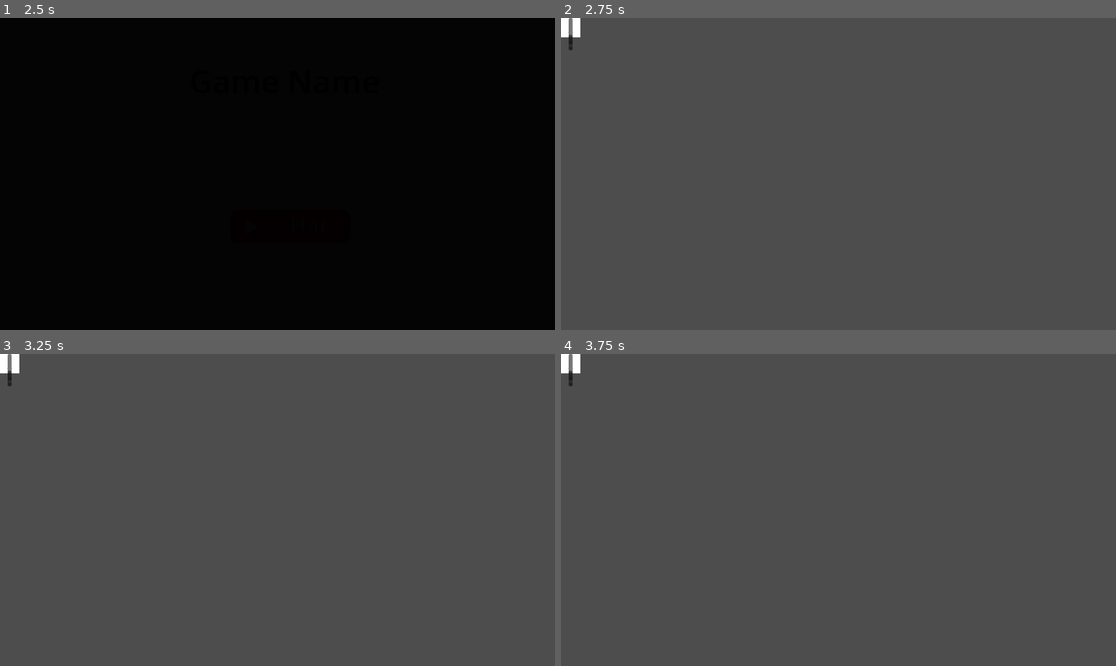
Above: before the commit, frames 1-4 (two rows, left to right).
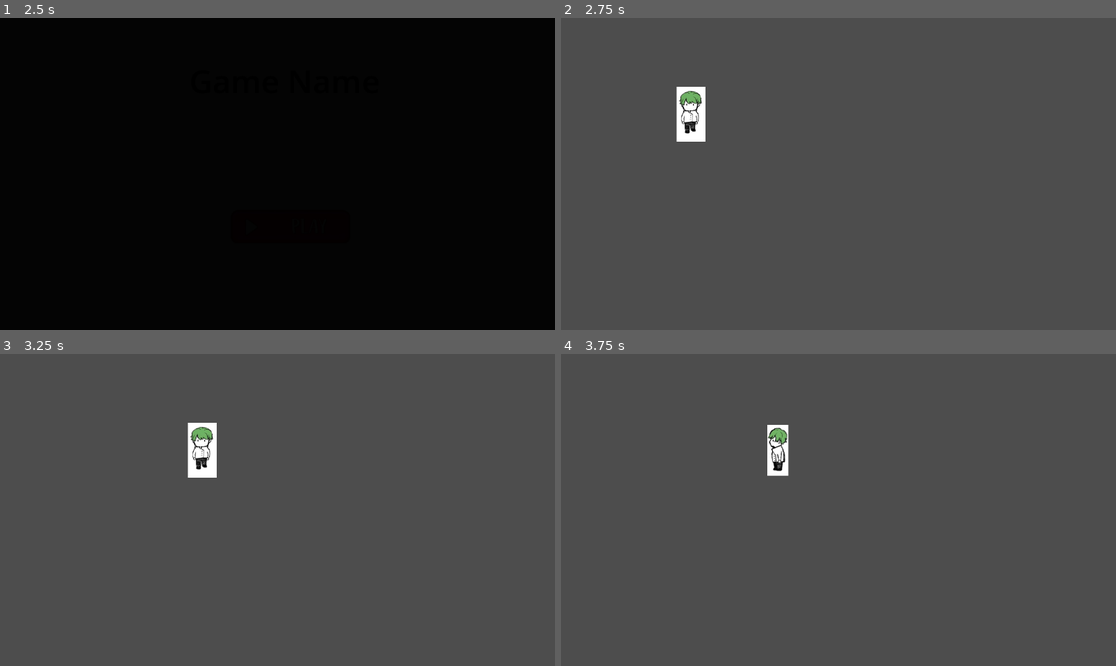
Above: after the commit, the same moments.

Repository: k1404635/Summer-Game-2024
Game: Godot game, scene res://Scenes/main_menu.tscn
Two runs of this game, one before a commit and one after it. Both use one fixed random seed, a clock stepped at 60 frames per second and the inputs below.
Inputs (mouse positions are in pixels of both pictures, inside the frame that each line leads up to):
- Up to frame 1 (2.5 s): click (288, 227) at 0.5 s; click (288, 227) at 1.25 s; tap Enter (ui_accept) at 2, 2.1, 2.27 s; hold D (MoveRight) from 2.03 s (still down)
- Up to frame 2 (2.75 s): keep holding D (MoveRight); tap Enter (ui_accept) at 2.57 s
- Up to frame 3 (3.25 s): keep holding D (MoveRight); tap Enter (ui_accept) at 2.85, 3.02 s
- Up to frame 4 (3.75 s): tap Enter (ui_accept) at 3.32, 3.6 s; release D (MoveRight) at 3.53 s; hold A (MoveLeft) from 3.53 s (still down)

Frame 1 is identical in both runs. In frame 2, 1.1% of the frame differs, in the area x 0-27%, y 0-40%; in frame 3, 1.1%; in frame 4, 0.8%.

Commit message:
basic player movement done
need to work on world, picking up and putting down items, chopping/interacting with cooking stuff, switch characters, npc pathing, highscore element, ddr sequence, power up menu and list and application (all i can think of atm)

Diff:
--- a/Scenes/main.tscn
+++ b/Scenes/main.tscn
@@ -1,20 +1,77 @@
-[gd_scene load_steps=8 format=3 uid="uid://big526h2iki81"]
+[gd_scene load_steps=17 format=3 uid="uid://big526h2iki81"]
 
 [ext_resource type="Script" path="res://Scripts/World.gd" id="1_wf74f"]
 [ext_resource type="Script" path="res://Scripts/MeatPlayer.gd" id="2_a50y4"]
+[ext_resource type="Texture2D" uid="uid://b6ek2010odcyb" path="res://Icons/VegFront1.jpg" id="3_83jw1"]
 [ext_resource type="Script" path="res://Scripts/VegPlayer.gd" id="3_jcb33"]
+[ext_resource type="Texture2D" uid="uid://cmejgw04vuf8m" path="res://Icons/VegBack1.jpg" id="4_02fun"]
 [ext_resource type="Script" path="res://Scripts/PowerUpTimer.gd" id="4_a5wk3"]
+[ext_resource type="Texture2D" uid="uid://iuuuqtcc4wd4" path="res://Icons/VegFront2.jpg" id="4_lec3r"]
+[ext_resource type="Texture2D" uid="uid://wl35bvwgsp6y" path="res://Icons/VegFront.jpg" id="5_5jyfq"]
 [ext_resource type="Script" path="res://Scripts/PauseMenu.gd" id="5_fs7ua"]
+[ext_resource type="Texture2D" uid="uid://cqtgjw3vw1mkt" path="res://Icons/VegBack.jpg" id="5_ujr2s"]
 [ext_resource type="Script" path="res://Scripts/PowerUpMenu.gd" id="6_664k3"]
+[ext_resource type="Texture2D" uid="uid://dftse7ffqmay8" path="res://Icons/VegLeftStill.jpg" id="6_vtjvj"]
+[ext_resource type="Texture2D" uid="uid://dfyvmdp21ev6c" path="res://Icons/VegLeft.jpg" id="7_h15p1"]
 [ext_resource type="AudioStream" uid="uid://du30wsh3v8sg4" path="res://Audio/MAIN THEME.mp3" id="7_vwb3a"]
+
+[sub_resource type="SpriteFrames" id="SpriteFrames_bwmtd"]
+animations = [{
+"frames": [{
+"duration": 1.7,
+"texture": ExtResource("4_02fun")
+}, {
+"duration": 1.7,
+"texture": ExtResource("5_ujr2s")
+}],
+"loop": true,
+"name": &"VegBack",
+"speed": 5.0
+}, {
+"frames": [{
+"duration": 1.7,
+"texture": ExtResource("3_83jw1")
+}, {
+"duration": 1.7,
+"texture": ExtResource("4_lec3r")
+}],
+"loop": true,
+"name": &"VegFront",
+"speed": 5.0
+}, {
+"frames": [{
+"duration": 1.7,
+"texture": ExtResource("6_vtjvj")
+}, {
+"duration": 1.7,
+"texture": ExtResource("7_h15p1")
+}],
+"loop": true,
+"name": &"VegLeft",
+"speed": 5.0
+}, {
+"frames": [{
+"duration": 1.0,
+"texture": ExtResource("5_5jyfq")
+}],
+"loop": true,
+"name": &"VegStill",
+"speed": 5.0
+}]
+
+[sub_resource type="CanvasTexture" id="CanvasTexture_5wuk8"]
 
 [node name="World" type="Node2D"]
 script = ExtResource("1_wf74f")
 
 [node name="MeatPlayer" type="CharacterBody2D" parent="."]
+z_index = 10
+position = Vector2(950, 200)
 script = ExtResource("2_a50y4")
 
 [node name="MeatPlayerSprite" type="AnimatedSprite2D" parent="MeatPlayer"]
+scale = Vector2(0.507194, 0.457692)
+animation = &""
 
 [node name="MeatPlayerCollision" type="CollisionShape2D" parent="MeatPlayer"]
 
@@ -27,9 +84,15 @@
 [node name="Collision" type="CollisionShape2D" parent="MeatPlayer/MeatInteraction"]
 
 [node name="VegPlayer" type="CharacterBody2D" parent="."]
+z_index = 10
+position = Vector2(225, 200)
 script = ExtResource("3_jcb33")
 
 [node name="VegPlayerSprite" type="AnimatedSprite2D" parent="VegPlayer"]
+scale = Vector2(0.435252, 0.435252)
+sprite_frames = SubResource("SpriteFrames_bwmtd")
+animation = &"VegFront"
+frame_progress = 0.561656
 
 [node name="VegPlayerCollision" type="CollisionShape2D" parent="VegPlayer"]
 
@@ -59,8 +122,12 @@
 
 [node name="Background" type="Sprite2D" parent="."]
 visible = false
+position = Vector2(574.75, 322.25)
+scale = Vector2(1154.95, 648)
+texture = SubResource("CanvasTexture_5wuk8")
 
 [node name="UILayer" type="CanvasLayer" parent="."]
+visible = false
 
 [node name="PowerUpTimer" type="Control" parent="UILayer"]
 layout_mode = 3
--- a/Scripts/MeatPlayer.gd
+++ b/Scripts/MeatPlayer.gd
@@ -1,28 +1,90 @@
 extends CharacterBody2D
 
+@onready var all_interactions = []
+@onready var holding_object = []
 
-const SPEED = 300.0
-const JUMP_VELOCITY = -400.0
+# var in_interaction = false
+var interaction_timeout = 0
+var frozen = false
+
+# i think this is for camera movement, but i'll add it in for now
+var scroll_left_limit = 0
+var scroll_right_limit = 0
+var scroll_up_limit = 0
+var scroll_down_limit = 0
+var scroll_velocity: Vector2 = Vector2(0, 0)
+
+@export var speed_multiplier: float = 1
+
+const SPEED = 300.0 * 60 # was originally just 300.0
 
 # Get the gravity from the project settings to be synced with RigidBody nodes.
-var gravity = ProjectSettings.get_setting("physics/2d/default_gravity")
+# var gravity = ProjectSettings.get_setting("physics/2d/default_gravity")
 
-
+func _ready():
+	#pdate_interactions()
+	pass
 func _physics_process(delta):
 	# Add the gravity.
-	if not is_on_floor():
-		velocity.y += gravity * delta
-
-	# Handle jump.
-	if Input.is_action_just_pressed("ui_accept") and is_on_floor():
-		velocity.y = JUMP_VELOCITY
+	#if not is_on_floor():
+	#	velocity.y += gravity * delta
 
 	# Get the input direction and handle the movement/deceleration.
 	# As good practice, you should replace UI actions with custom gameplay actions.
-	var direction = Input.get_axis("ui_left", "ui_right")
-	if direction:
-		velocity.x = direction * SPEED
+	var direction = Input.get_vector("MoveLeft", "MoveRight", "MoveUp", "MoveDown")
+
+	# x-axis movement
+	if not(frozen):
+		if direction.x:
+			velocity.x = direction.x * SPEED * delta
+		else:
+			velocity.x = move_toward(velocity.x, 0, SPEED)
+
+		if direction.y:
+			velocity.y = direction.y * SPEED * delta
+		else:
+			velocity.y = move_toward(velocity.y, 0, SPEED)
+	#else:
+	#	velocity.x = move_toward(velocity.x, 0, SPEED)
+
+		move_and_collide(velocity * delta * speed_multiplier)
+
+		# Animation
+		if direction.x > 0:
+			$MeatPlayerSprite.play("MeatRight")
+		if direction.x < 0:
+			$MeatPlayerSprite.play("MeatLeft")
+		if direction.y > 0:
+			$MeatPlayerSprite.play("MeatFront")
+		if direction.y < 0:
+			$MeatPlayerSprite.play("MeatBack")
+
+		if (direction == Vector2.ZERO) and ($MeatPlayerSprite.animation == "MeatFront"):
+			$MeatPlayerSprite.animation = "MeatStill"
+		if (direction == Vector2.ZERO) and ($MeatPlayerSprite.animation == "MeatBack"):
+			$MeatPlayerSprite.animation = "MeatBackStill"
+		if (direction == Vector2.ZERO) and ($MeatPlayerSprite.animation == "MeatLeft"):
+			$MeatPlayerSprite.animation = "MeatLeftStill"
+		if (direction == Vector2.ZERO) and ($MeatPlayerSprite.animation == "MeatRight"):
+			$MeatPlayerSprite.animation = "MeatRightStill"
+
+func on_interaction_area_entered(area):
+	all_interactions.insert(0, area)
+	update_interactions()
+
+func on_interaction_area_exited(area):
+	all_interactions.erase(area)
+	update_interactions()
+
+func update_interactions():
+	if all_interactions:
+		$MeatCurrentInteraction.text = all_interactions[0].interact_label
 	else:
-		velocity.x = move_toward(velocity.x, 0, SPEED)
+		$MeatCurrentInteraction.text = ""
 
-	move_and_slide()
+func execute_interactions():
+	if len(all_interactions) > 0:
+		$MeatCurrentInteraction.text = ""
+		var cur_interaction = all_interactions[0]
+
+		# if cur_interaction is a placeable location, then place it down on the counter
--- a/Scripts/VegPlayer.gd
+++ b/Scripts/VegPlayer.gd
@@ -1,28 +1,90 @@
 extends CharacterBody2D
 
+@onready var all_interactions = []
+@onready var holding_object = []
 
-const SPEED = 300.0
-const JUMP_VELOCITY = -400.0
+# var in_interaction = false
+var interaction_timeout = 0
+var frozen = false
+
+# i think this is for camera movement, but i'll add it in for now
+var scroll_left_limit = 0
+var scroll_right_limit = 0
+var scroll_up_limit = 0
+var scroll_down_limit = 0
+var scroll_velocity: Vector2 = Vector2(0, 0)
+
+@export var speed_multiplier: float = 1
+
+const SPEED = 300.0 * 60 # was originally just 300.0
 
 # Get the gravity from the project settings to be synced with RigidBody nodes.
-var gravity = ProjectSettings.get_setting("physics/2d/default_gravity")
+# var gravity = ProjectSettings.get_setting("physics/2d/default_gravity")
 
-
+func _ready():
+	#pdate_interactions()
+	pass
 func _physics_process(delta):
 	# Add the gravity.
-	if not is_on_floor():
-		velocity.y += gravity * delta
-
-	# Handle jump.
-	if Input.is_action_just_pressed("ui_accept") and is_on_floor():
-		velocity.y = JUMP_VELOCITY
+	#if not is_on_floor():
+	#	velocity.y += gravity * delta
 
 	# Get the input direction and handle the movement/deceleration.
 	# As good practice, you should replace UI actions with custom gameplay actions.
-	var direction = Input.get_axis("ui_left", "ui_right")
-	if direction:
-		velocity.x = direction * SPEED
+	var direction = Input.get_vector("MoveLeft", "MoveRight", "MoveUp", "MoveDown")
+
+	# x-axis movement
+	if not(frozen):
+		if direction.x:
+			velocity.x = direction.x * SPEED * delta
+		else:
+			velocity.x = move_toward(velocity.x, 0, SPEED)
+
+		if direction.y:
+			velocity.y = direction.y * SPEED * delta
+		else:
+			velocity.y = move_toward(velocity.y, 0, SPEED)
+	#else:
+	#	velocity.x = move_toward(velocity.x, 0, SPEED)
+
+		move_and_collide(velocity * delta * speed_multiplier)
+
+		# Animation
+		if direction.x > 0:
+			$VegPlayerSprite.play("VegRight")
+		if direction.x < 0:
+			$VegPlayerSprite.play("VegLeft")
+		if direction.y > 0:
+			$VegPlayerSprite.play("VegFront")
+		if direction.y < 0:
+			$VegPlayerSprite.play("VegBack")
+
+		if (direction == Vector2.ZERO) and ($VegPlayerSprite.animation == "VegFront"):
+			$VegPlayerSprite.animation = "VegStill"
+		if (direction == Vector2.ZERO) and ($VegPlayerSprite.animation == "VegBack"):
+			$VegPlayerSprite.animation = "VegBackStill"
+		if (direction == Vector2.ZERO) and ($VegPlayerSprite.animation == "VegLeft"):
+			$VegPlayerSprite.animation = "VegLeftStill"
+		if (direction == Vector2.ZERO) and ($VegPlayerSprite.animation == "VegRight"):
+			$VegPlayerSprite.animation = "VegRightStill"
+
+func on_interaction_area_entered(area):
+	all_interactions.insert(0, area)
+	update_interactions()
+
+func on_interaction_area_exited(area):
+	all_interactions.erase(area)
+	update_interactions()
+
+func update_interactions():
+	if all_interactions:
+		$VegCurrentInteraction.text = all_interactions[0].interact_label
 	else:
-		velocity.x = move_toward(velocity.x, 0, SPEED)
+		$VegCurrentInteraction.text = ""
 
-	move_and_slide()
+func execute_interactions():
+	if len(all_interactions) > 0:
+		$VegCurrentInteraction.text = ""
+		var cur_interaction = all_interactions[0]
+
+		# if cur_interaction is a placeable location, then place it down on the counter
--- a/Scripts/World.gd
+++ b/Scripts/World.gd
@@ -1,11 +1,49 @@
 extends Node2D
 
+@export var PLAYER_VELOCITY = 10
+
+const SCREEN_WIDTH = 1152
+const SCREEN_HEIGHT = 648
+
+var score = 0
+var highscore = 0 # setting highscore to 0 here is a bad idea (have to look up how to keep track of it - maybe use global??)
+var current_item = ""
 
 # Called when the node enters the scene tree for the first time.
 func _ready():
-	pass # Replace with function body.
+	reset()
+	# add_player_interactives()
 
 
 # Called every frame. 'delta' is the elapsed time since the previous frame.
 func _process(delta):
+	# NPC handling (look this up)
+
+	# handle creating and being able to get food items (look this up too)
+
+	# Pausing
+	if Input.is_action_just_pressed("Pause"):
+		if $UILayer/PauseMenu.visible:
+			$UILayer/PauseMenu.unpause()
+			$UILayer/PauseMenu.visible = false
+		else:
+			$UILayer/PauseMenu.pause()
+			$UILayer/PauseMenu.visible = true
+
+func reset():
+	$MeatPlayer.position = Vector2(950, 200)
+	$VegPlayer.position = Vector2(225, 200)
+
+	# might be nice to put a freeze here and then say the instructions before starting (add this last since we might not have enough time)
+
+# add a function that checks if life or mad customer count has reached game end amount and act accordingly
+# add functions for player interactions with items
+
+func freeze():
+	# make current player frozen
+	# go through all the npcs and make them all frozen too
 	pass
+
+func unfreeze():
+	# unfreeze for the same as above
+	pass
--- a/Scripts/game_over_screen.gd
+++ b/Scripts/game_over_screen.gd
@@ -1,6 +1,4 @@
 extends Control
-
-@onready var GLOBAL = get_node("/root/Global")
 
 # Called when the node enters the scene tree for the first time.
 func _ready():
@@ -19,5 +17,4 @@
 
 
 func _on_try_again_pressed():
-	GLOBAL.reset()
 	get_tree().change_scene_to_file("res://Scenes/main.tscn")
--- a/project.godot
+++ b/project.godot
@@ -67,6 +67,17 @@
 "events": [Object(InputEventKey,"resource_local_to_scene":false,"resource_name":"","device":-1,"window_id":0,"alt_press …(182 unchanged characters)…
 ]
 }
+"Switch Characters"={
+"deadzone": 0.5,
+"events": [Object(InputEventKey,"resource_local_to_scene":false,"resource_name":"","device":-1,"window_id":0,"alt_pressed":false,"shift_pressed":false,"ctrl_pressed":false,"meta_pressed":false,"pressed":false,"keycode":0,"physical_keycode":69,"key_label":0,"unicode":101,"echo":false,"script":null)
+]
+}
+Pause={
+"deadzone": 0.5,
+"events": [Object(InputEventKey,"resource_local_to_scene":false,"resource_name":"","device":-1,"window_id":0,"alt_pressed":false,"shift_pressed":false,"ctrl_pressed":false,"meta_pressed":false,"pressed":false,"keycode":0,"physical_keycode":4194305,"key_label":0,"unicode":0,"echo":false,"script":null)
+, Object(InputEventKey,"resource_local_to_scene":false,"resource_name":"","device":-1,"window_id":0,"alt_pressed":false,"shift_pressed":false,"ctrl_pressed":false,"meta_pressed":false,"pressed":false,"keycode":0,"physical_keycode":80,"key_label":0,"unicode":112,"echo":false,"script":null)
+]
+}
 
 [rendering]
 
Binary file added: Icons/VegBack.jpg
Not shown, added: Icons/VegBack.jpg.import
Binary file added: Icons/VegBack1.jpg
Not shown, added: Icons/VegBack1.jpg.import
Binary file added: Icons/VegFront.jpg
Not shown, added: Icons/VegFront.jpg.import
Binary file added: Icons/VegFront1.jpg
Not shown, added: Icons/VegFront1.jpg.import
Binary file added: Icons/VegFront2.jpg
Not shown, added: Icons/VegFront2.jpg.import
Binary file added: Icons/VegLeft.jpg
Not shown, added: Icons/VegLeft.jpg.import
(and 2 more such lines)
